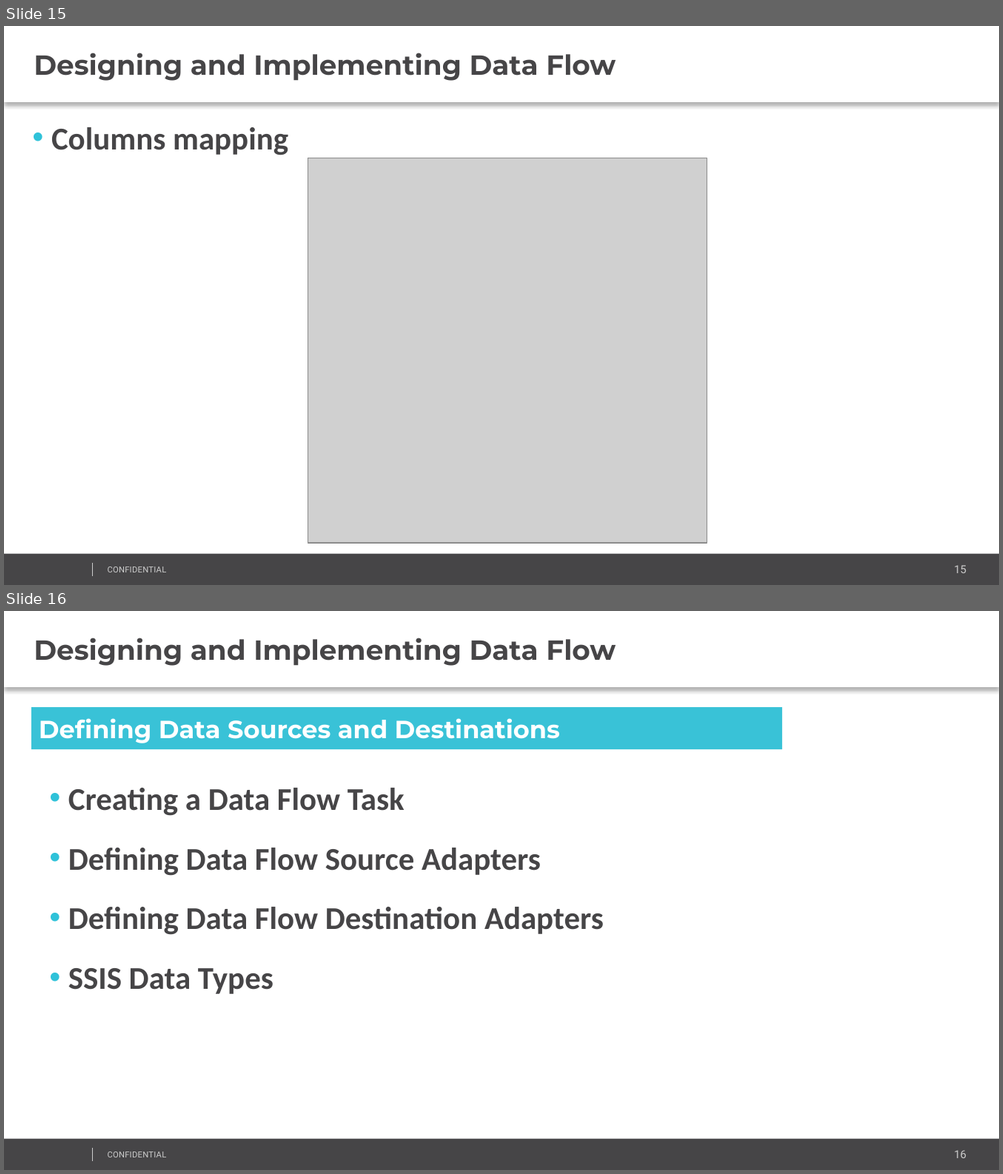
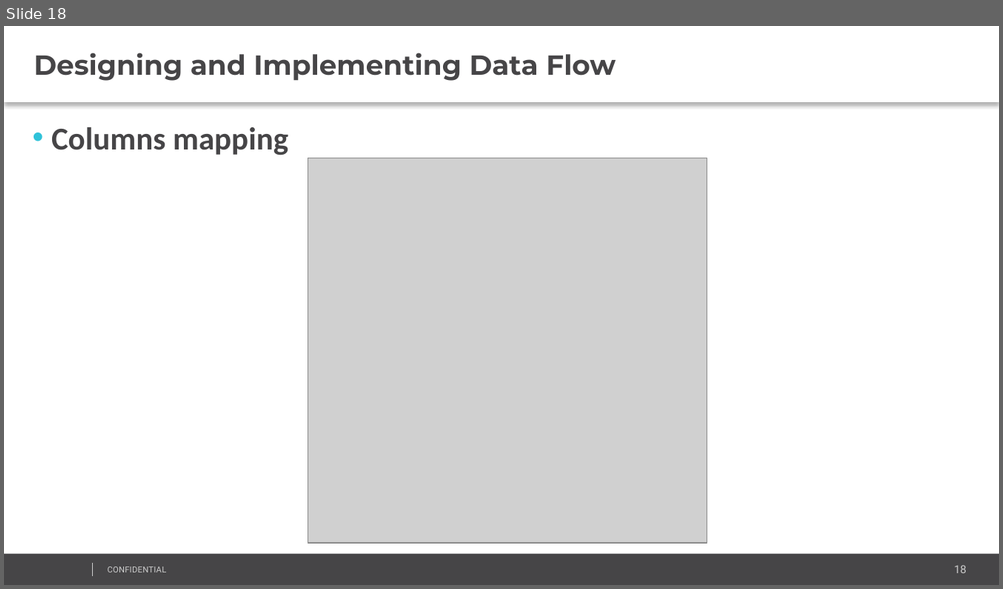
Before and after one commit to AndreyQC/MSBI.Lab, a slide deck: MSBI.Lecture.14/MSBI.Dev.S19E14.pptx. Shown one above the other, each under a label of ours: slides 15 and 16 before the commit, slide 18 after it. The pictures are 1003x1174 and 1003x589 pixels, drawn with LibreOffice and Linux fonts; fonts in the diff are those of the drawing; grey boxes stand for pictures; background and template pictures are left out. Boxes give left, top, right and bottom in pixels: in the first picture for what was removed or moved away, otherwise in the second. Text is boxed around its words. In the diff, an @@ line names an element or a change of style, - is before the commit and + after.

```diff
--- a/MSBI.Lecture.14/MSBI.Dev.S19E14.pptx
+++ b/MSBI.Lecture.14/MSBI.Dev.S19E14.pptx
@@ slide 16 removed at box(4, 611, 999, 1170), background #FFFFFF; not listed: 4 template elements that a slide beside it also shows @@
@@ text removed at box(4, 611, 999, 687) @@
-Designing and Implementing Data Flow
@@ rectangle removed at box(31, 707, 782, 749) @@
-Defining Data Sources and Destinations
@@ text removed at box(68, 788, 603, 994) @@
-    • Creating a Data Flow Task
-    • Defining Data Flow Source Adapters
-    • Defining Data Flow Destination Adapters
-    • SSIS Data Types
@@ what was slide 15 is now slide 18 @@
@@ page number at box(953, 565, 966, 574): text changed @@
-15
+18
```
Also in this commit, not shown: 1 slide changed, 10 slides added, 4 other slides removed, 1 other file.
